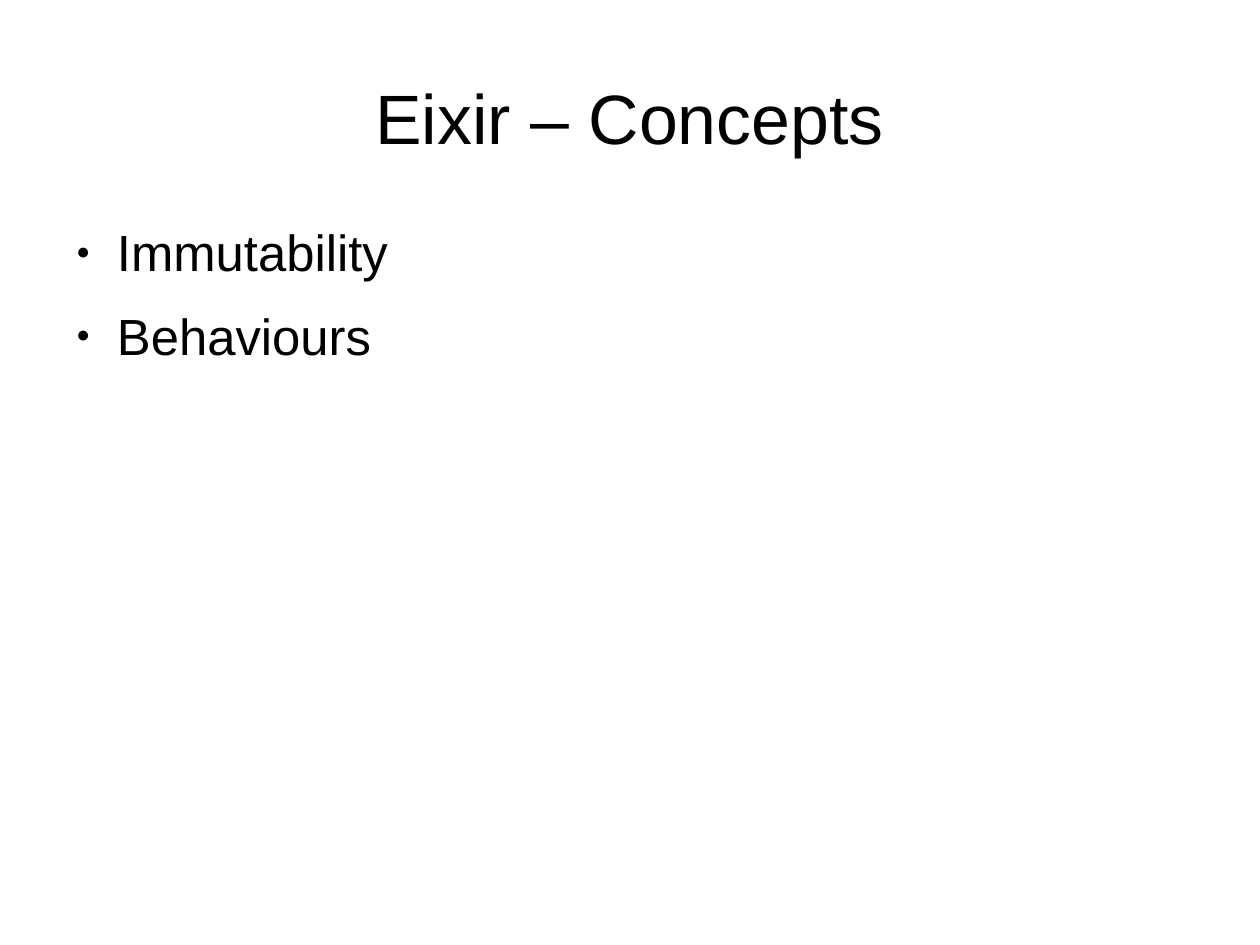
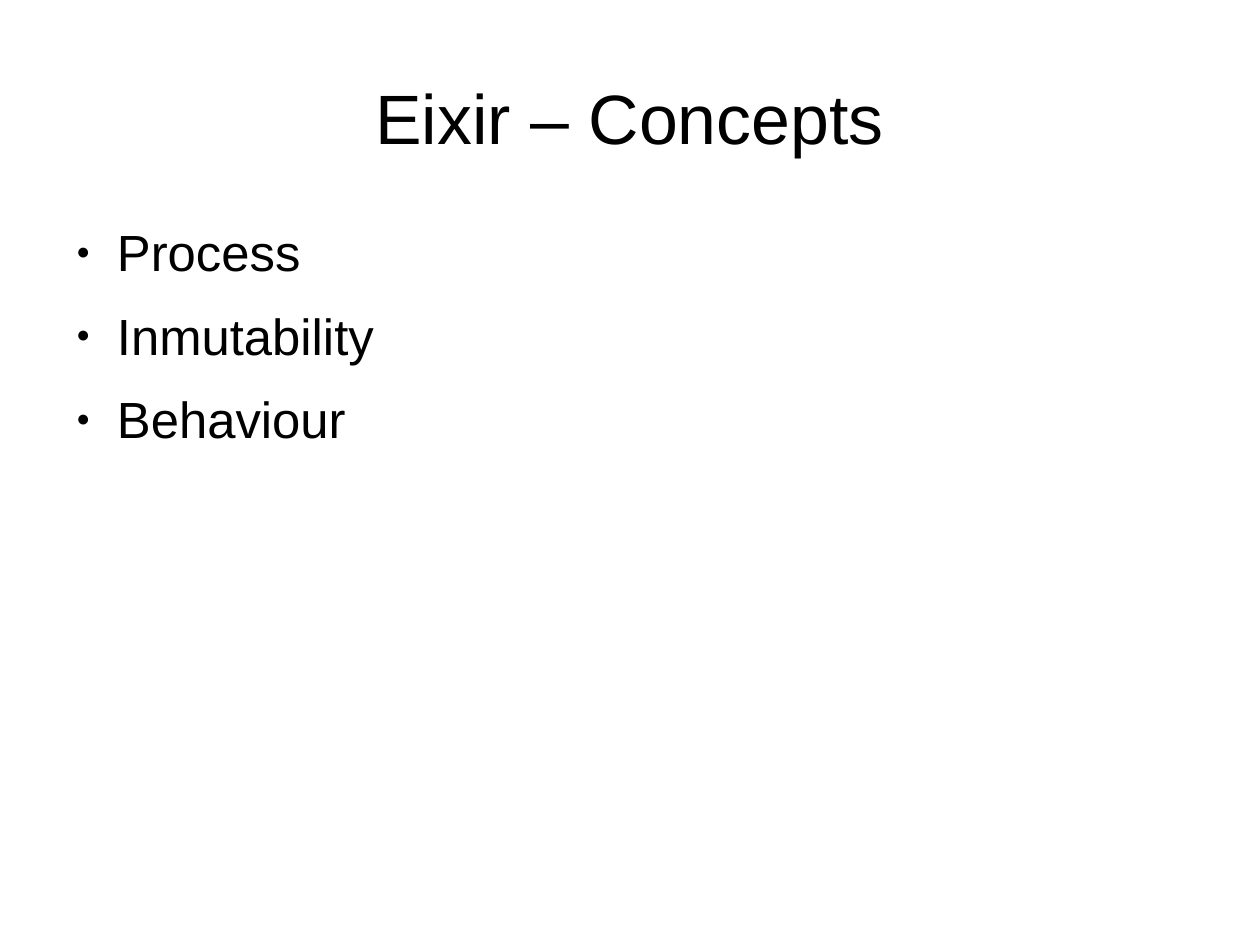
Before and after one commit to ramortegui/talks, a slide deck: slide 5 of elixir-otp-basics.odp. Drawn at 1260x945 pixels with LibreOffice and Linux fonts; fonts in the diff are those of the drawing. Boxes give left, top, right and bottom in pixels: in the first picture for what was removed or moved away, otherwise in the second. Text is boxed around its words. In the diff, an @@ line names an element or a change of style, - is before the commit and + after.

```diff
--- a/elixir-otp-basics.odp
+++ b/elixir-otp-basics.odp
@@ text at (x1=117, y1=236, x2=374, y2=439): text changed @@
-● Immutability
-● Behaviours
+● Process
+● Inmutability
+● Behaviour
```
Also in this commit, not shown: 1 other slide changed.
